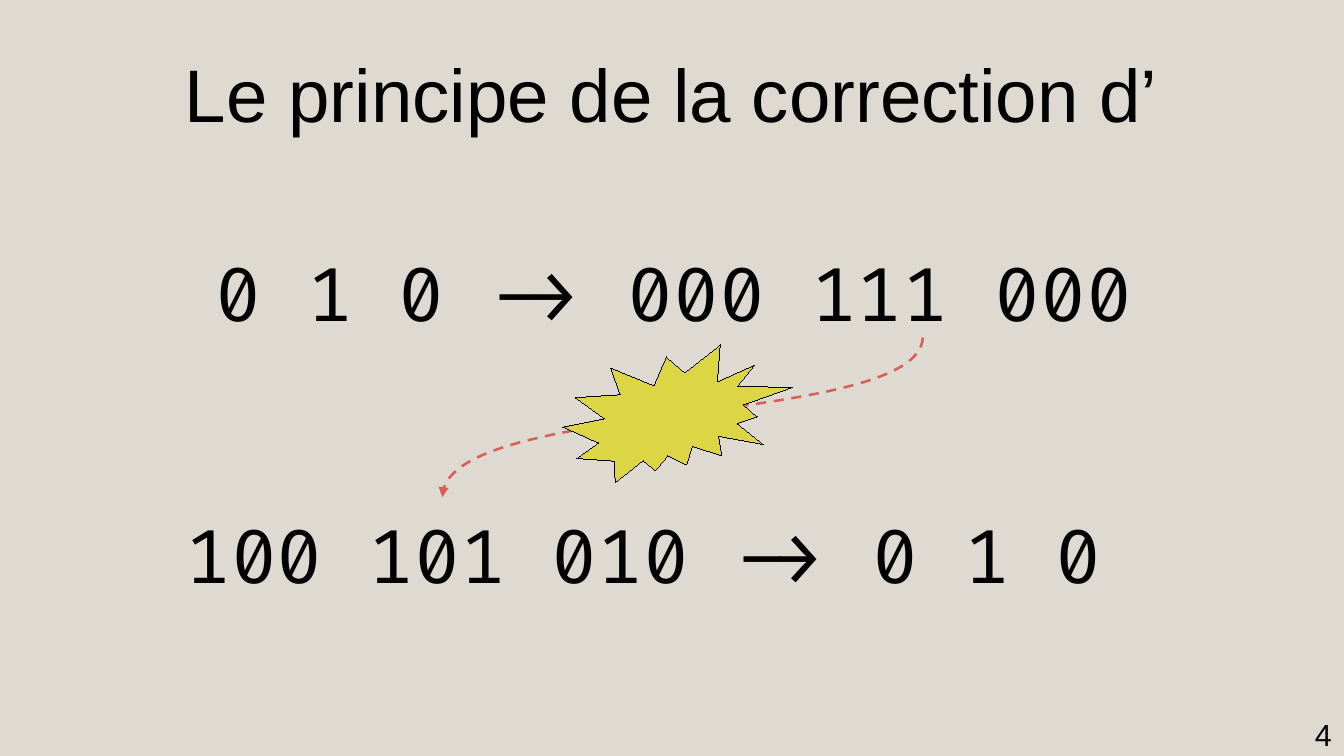
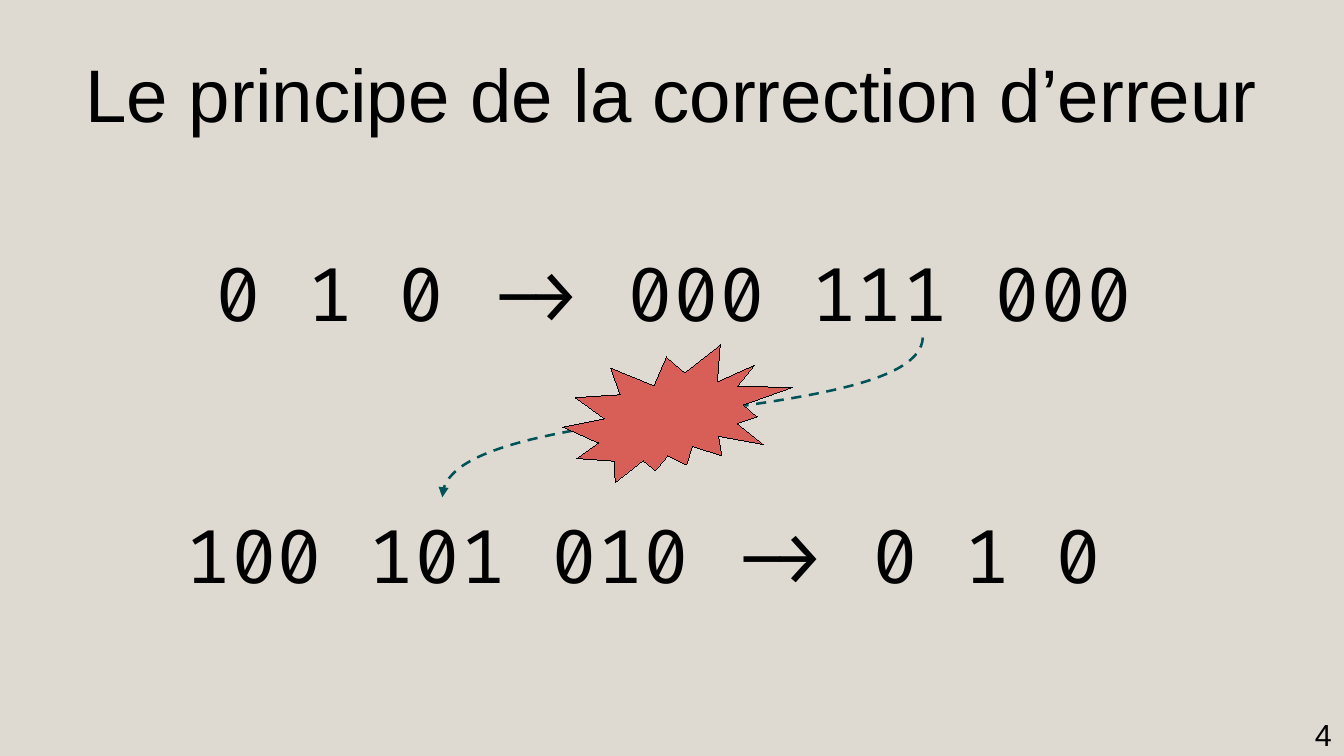
Before and after one commit to AmdaU/presentations, a slide deck: slide 4 of Seminaire/Seminaire.odp. Drawn at 1344x756 pixels with LibreOffice and Linux fonts; fonts in the diff are those of the drawing. Boxes give left, top, right and bottom in pixels: in the first picture for what was removed or moved away, otherwise in the second. Text is boxed around its words. In the diff, an @@ line names an element or a change of style, - is before the commit and + after.

```diff
--- a/Seminaire/Seminaire.odp
+++ b/Seminaire/Seminaire.odp
@@ title at [85, 68, 1257, 137]: text changed @@
-Le principe de la correction d’
+Le principe de la correction d’erreur
@@ freeform shape at [443, 338, 923, 498]: outline #D75F57 1.5 pt dashed to #005358 1.5 pt dashed @@
@@ irregular seal at [563, 345, 793, 483]: fill #DDD644 to #D75F57 @@
```
Also in this commit, not shown: 3 other slides changed, 2 slides added, 1 slide removed, 40 other files.
